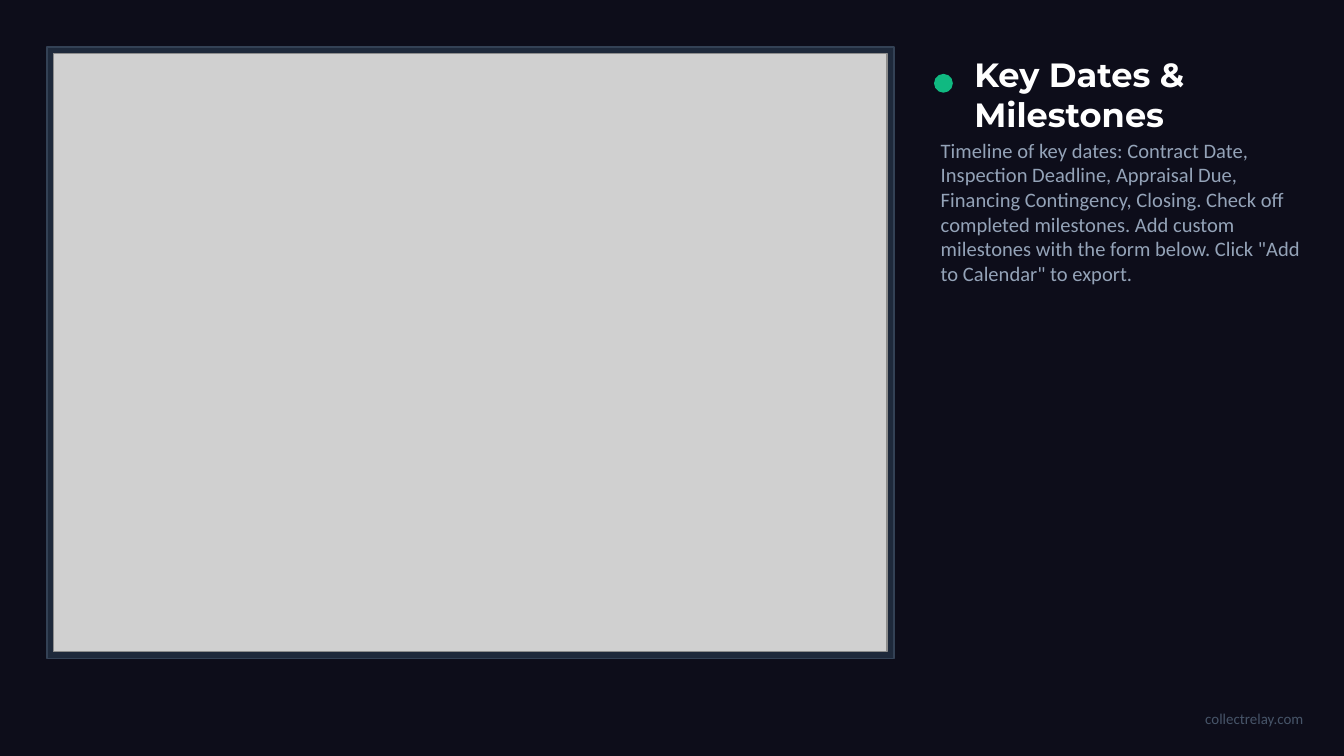
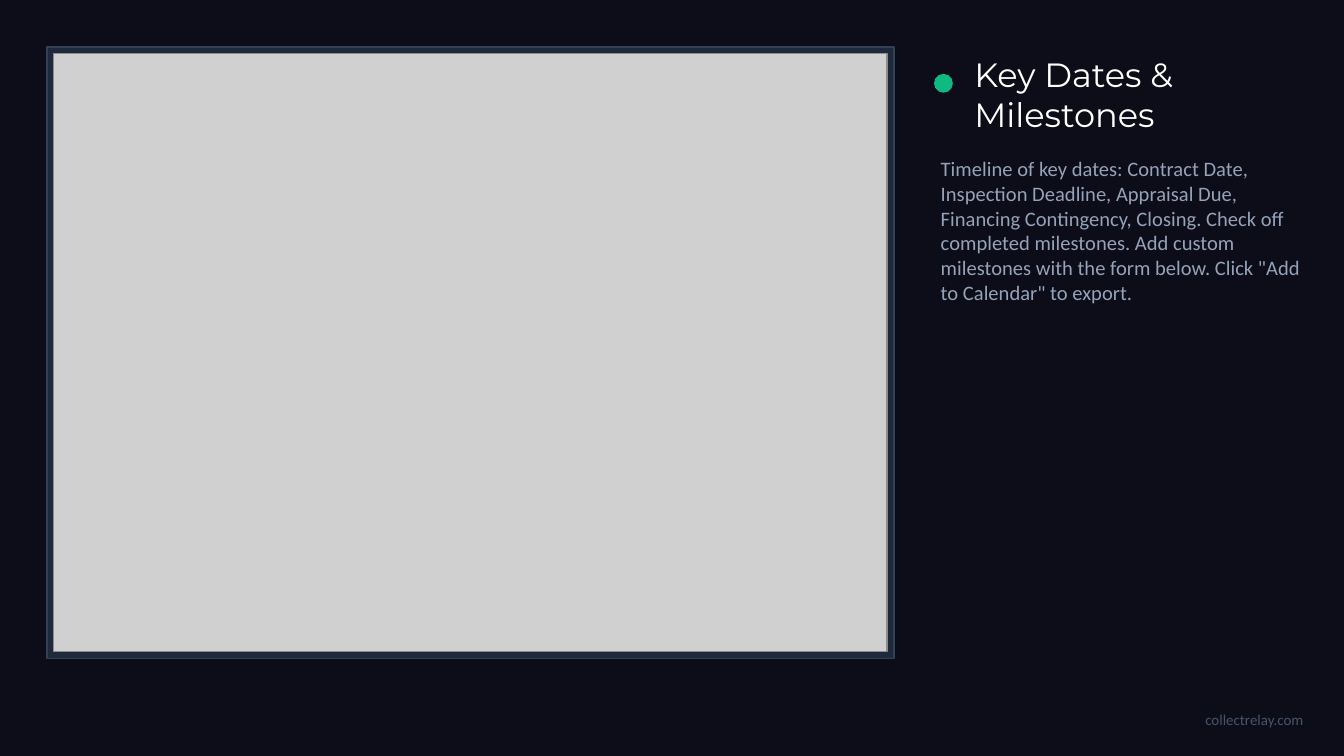
Before and after one commit to mprice78usa/CollectRelay, a slide deck: slide 10 of static/CollectRelay-Walkthrough.pptx. Drawn at 1344x756 pixels with LibreOffice and Linux fonts; fonts in the diff are those of the drawing; grey boxes stand for pictures. Boxes give left, top, right and bottom in pixels: in the first picture for what was removed or moved away, otherwise in the second. Text is boxed around its words. In the diff, an @@ line names an element or a change of style, - is before the commit and + after.

```diff
--- a/static/CollectRelay-Walkthrough.pptx
+++ b/static/CollectRelay-Walkthrough.pptx
@@ text "Key Dates & Milestones" at box(974, 63, 1154, 127): bold off @@
@@ text "Timeline of key dates: Contract ...": place and size @@
-text "Timeline of key dates: Contract ..." at box(941, 144, 1300, 285)
+text "Timeline of key dates: Contract ..." at box(941, 162, 1300, 304)
```
Also in this commit, not shown: 25 other slides changed.
